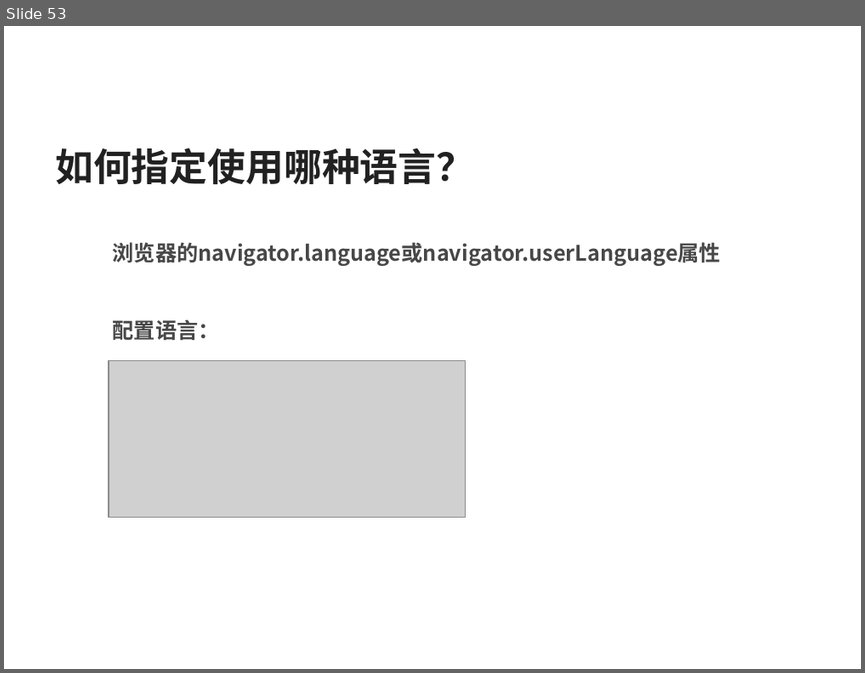
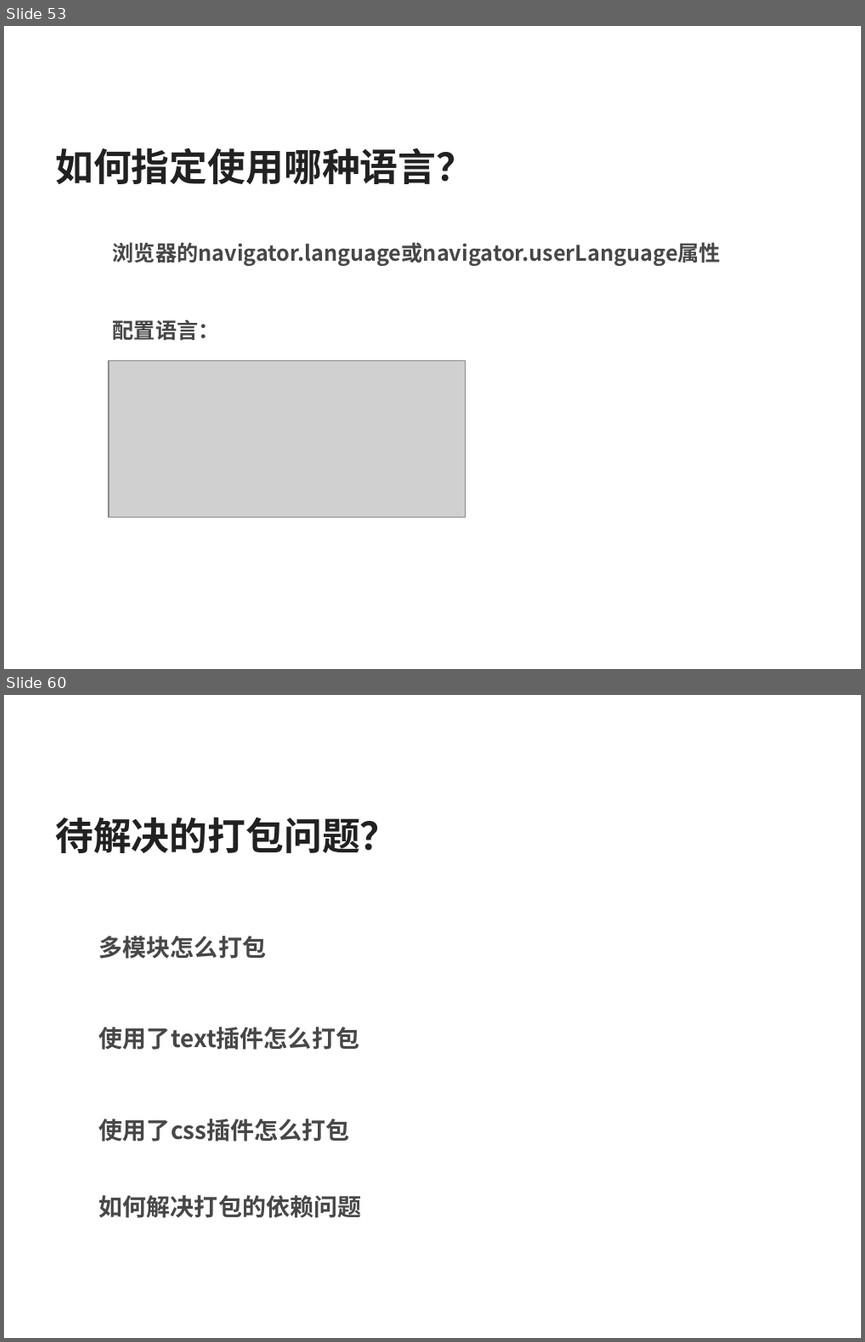
Before and after one commit to silvajs/lecturer, a slide deck: requirejs/doc/requirejs.pptx. Shown one above the other, each under a label of ours: slide 53 before the commit, slides 53 and 60 after it; the slides between them are not shown. The pictures are 865x673 and 865x1342 pixels, drawn with LibreOffice and Linux fonts; fonts in the diff are those of the drawing; grey boxes stand for pictures. Boxes give left, top, right and bottom in pixels: in the first picture for what was removed or moved away, otherwise in the second. Text is boxed around its words. In the diff, an @@ line names an element or a change of style, - is before the commit and + after.

Commit message:
打包基本使用

```diff
--- a/requirejs/doc/requirejs.pptx
+++ b/requirejs/doc/requirejs.pptx
@@ slide 60 added at bbox=[4, 695, 861, 1338], background #FFFFFF @@
@@ text added at bbox=[55, 817, 398, 853], 32 pt, text #212121, bold @@
+待解决的打包问题？
@@ text added at bbox=[99, 936, 266, 959], 20 pt, text #474747, bold @@
+  多模块怎么打包
@@ text added at bbox=[99, 1027, 359, 1049], 20 pt, text #474747, bold @@
+  使用了text插件怎么打包
@@ text added at bbox=[99, 1118, 350, 1141], 20 pt, text #474747, bold @@
+  使用了css插件怎么打包
@@ text added at bbox=[99, 1195, 361, 1218], 20 pt, text #474747, bold @@
+  如何解决打包的依赖问题
```
Also in this commit, not shown: 6 other slides added, 7 other files.
